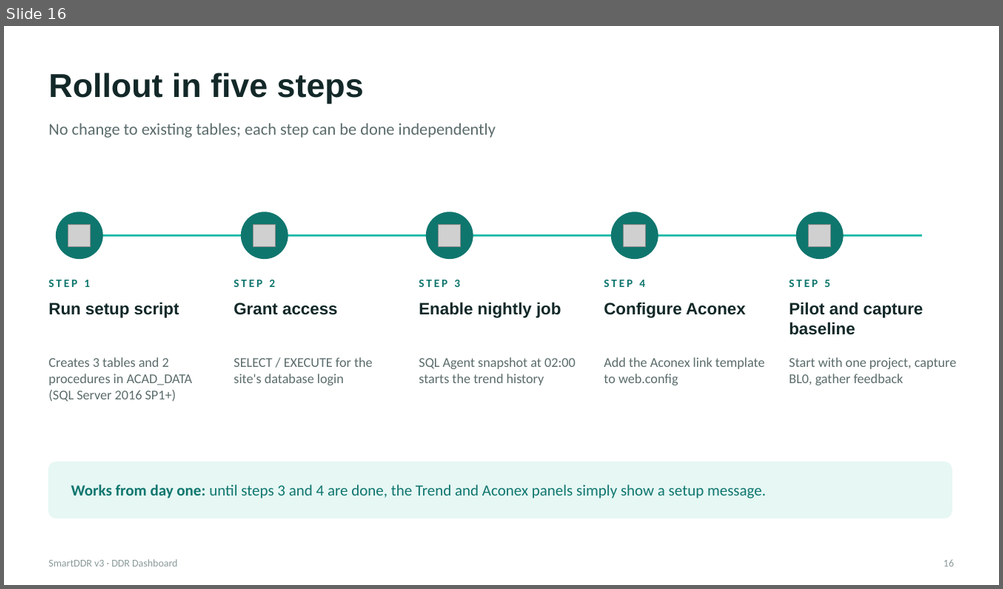
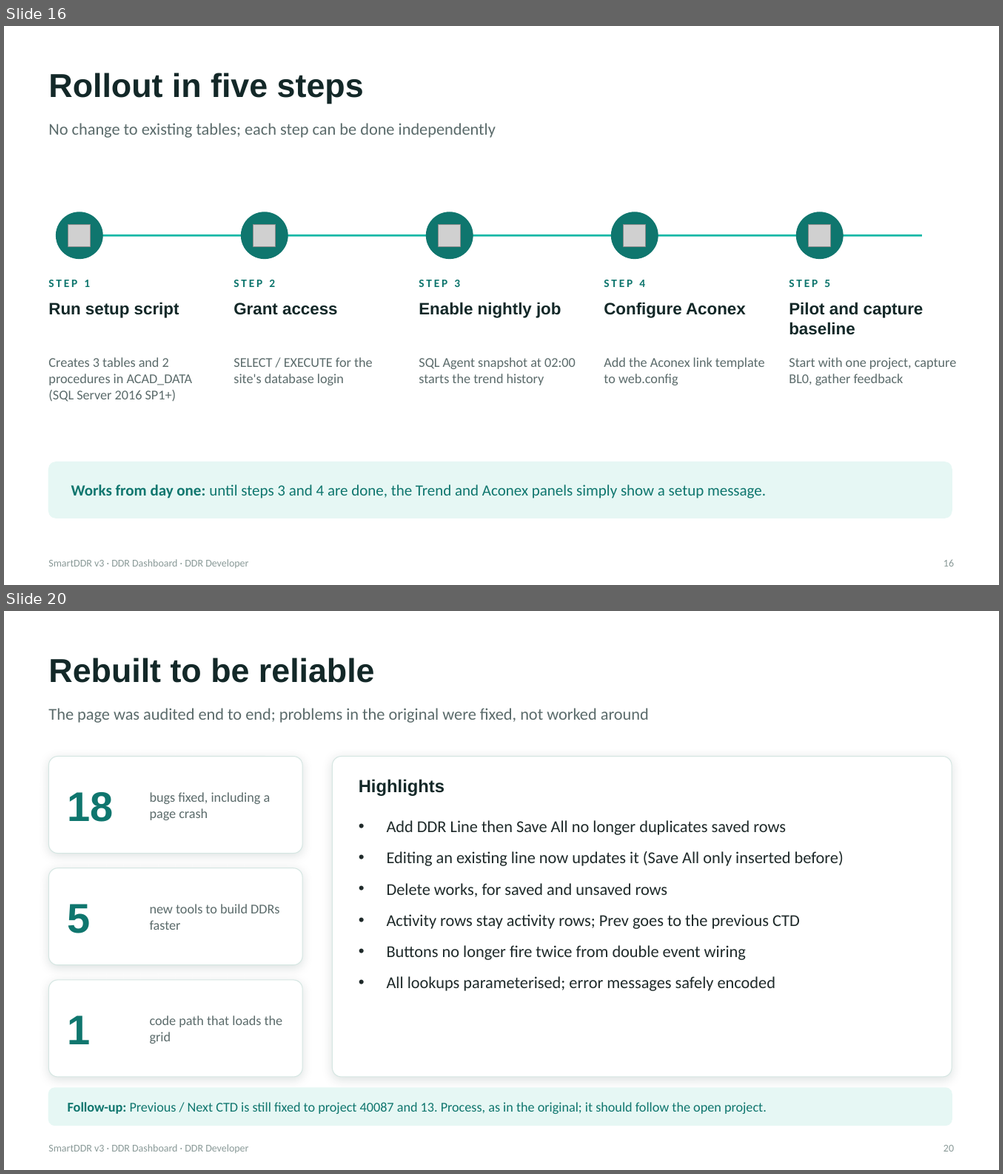
Before and after one commit to habeebpm/BlazerTest, a slide deck: SmartDDRv3/presentation/SmartDDR-Presentation.pptx. Shown one above the other, each under a label of ours: slide 16 before the commit, slides 16 and 20 after it; the slides between them are not shown. The pictures are 1003x589 and 1003x1174 pixels, drawn with LibreOffice and Linux fonts; fonts in the diff are those of the drawing; grey boxes stand for pictures; background and template pictures are left out. Boxes give left, top, right and bottom in pixels: in the first picture for what was removed or moved away, otherwise in the second. Text is boxed around its words. In the diff, an @@ line names an element or a change of style, - is before the commit and + after.

```diff
--- a/SmartDDRv3/presentation/SmartDDR-Presentation.pptx
+++ b/SmartDDRv3/presentation/SmartDDR-Presentation.pptx
@@ slide 20 added at [4,611,999,1170], background picture (left out) @@
@@ text added at [48,658,375,683], 32 pt, text #132828, bold @@
+Rebuilt to be reliable
@@ text added at [48,708,649,723], 16 pt, text #5B6B6B @@
+The page was audited end to end; problems in the original were fixed, not worked around
@@ rounded rectangle added at [48,757,302,854], fill #FFFFFF, outline #D5E6E2 0.75 pt @@
@@ rounded rectangle added at [333,757,951,1077], fill #FFFFFF, outline #D5E6E2 0.75 pt @@
@@ text added at [358,779,444,796], 17 pt, text #132828, bold @@
+Highlights
@@ text added at [68,792,114,822], 40 pt, text #0F766E, bold @@
+18
@@ text added at [150,792,270,820], 13 pt, text #5B6B6B @@
+bugs fixed, including a page crash
@@ text added at [387,820,843,991], 16 pt, text #1F2A2A @@
+• Add DDR Line then Save All no longer duplicates saved rows
+• Editing an existing line now updates it (Save All only inserted before)
+• Delete works, for saved and unsaved rows
+• Activity rows stay activity rows; Prev goes to the previous CTD
+• Buttons no longer fire twice from double event wiring
+• All lookups parameterised; error messages safely encoded
@@ rounded rectangle added at [48,869,302,965], fill #FFFFFF, outline #D5E6E2 0.75 pt @@
@@ text added at [68,904,91,934], 40 pt, text #0F766E, bold @@
+5
@@ text added at [150,904,279,930], 13 pt, text #5B6B6B @@
+new tools to build DDRs faster
@@ rounded rectangle added at [48,980,302,1077], fill #FFFFFF, outline #D5E6E2 0.75 pt @@
@@ text added at [68,1016,91,1045], 40 pt, text #0F766E, bold @@
+1
@@ text added at [150,1016,283,1044], 13 pt, text #5B6B6B @@
+code path that loads the grid
@@ rounded rectangle added at [48,1088,951,1126], fill #E6F7F4, outline #E6F7F4 1 pt @@
@@ text added at [68,1102,766,1114], 13 pt, text #0F766E @@
+Follow-up: Previous / Next CTD is still fixed to project 40087 and 13. Process, as in the original; it should follow the open project.
@@ text added at [48,1145,248,1153], 10 pt, text #8A9A98 @@
+SmartDDR v3 · DDR Dashboard · DDR Developer
@@ text added at [943,1145,953,1152], 10 pt, text #8A9A98 @@
+20
@@ slide 16 changed as well @@
@@ text at [48,560,248,568]: text changed @@
-SmartDDR v3 · DDR Dashboard
+SmartDDR v3 · DDR Dashboard · DDR Developer
```
Also in this commit, not shown: 15 other slides changed, 3 other slides added.
